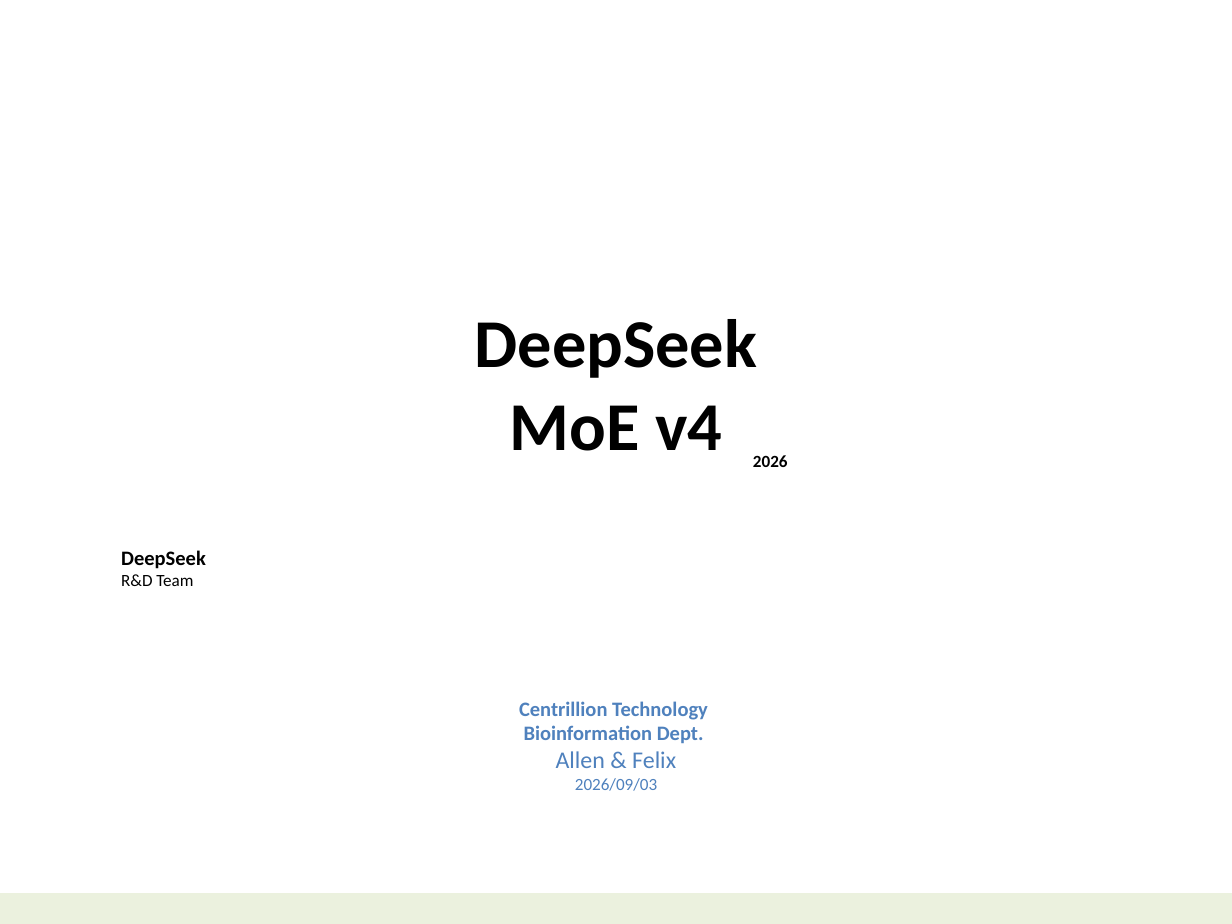
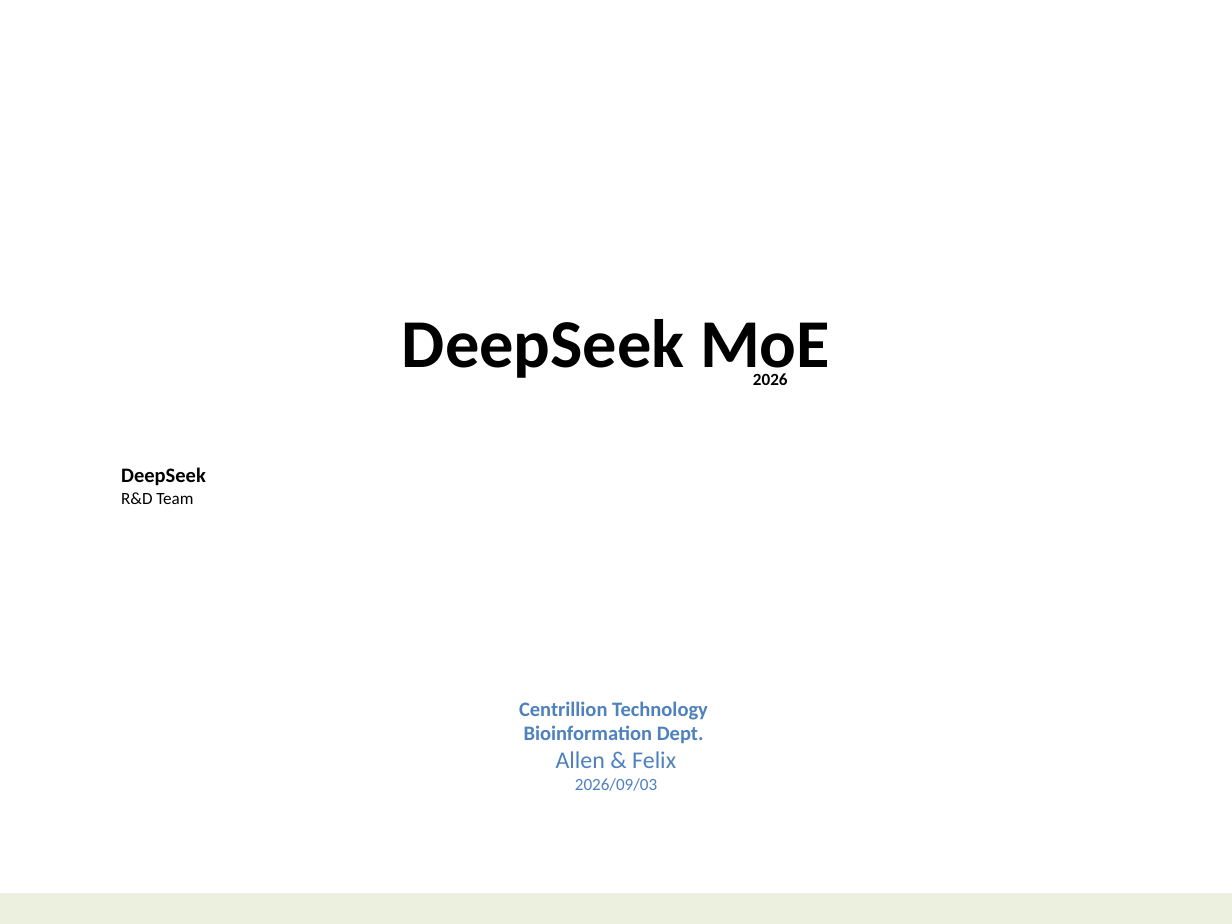
Before and after one commit to navibator/crazy-ai, a slide deck: slide 1 of ai-deepseek.pptx. Drawn at 1232x924 pixels with LibreOffice and Linux fonts; fonts in the diff are those of the drawing. Boxes give left, top, right and bottom in pixels: in the first picture for what was removed or moved away, otherwise in the second. Text is boxed around its words. In the diff, an @@ line names an element or a change of style, - is before the commit and + after.

```diff
--- a/ai-deepseek.pptx
+++ b/ai-deepseek.pptx
@@ text at (x1=402, y1=319, x2=830, y2=384): text changed @@
-DeepSeek
-MoE v4
+DeepSeek MoE
```
Also in this commit, not shown: 10 slides removed, 1 other file.
